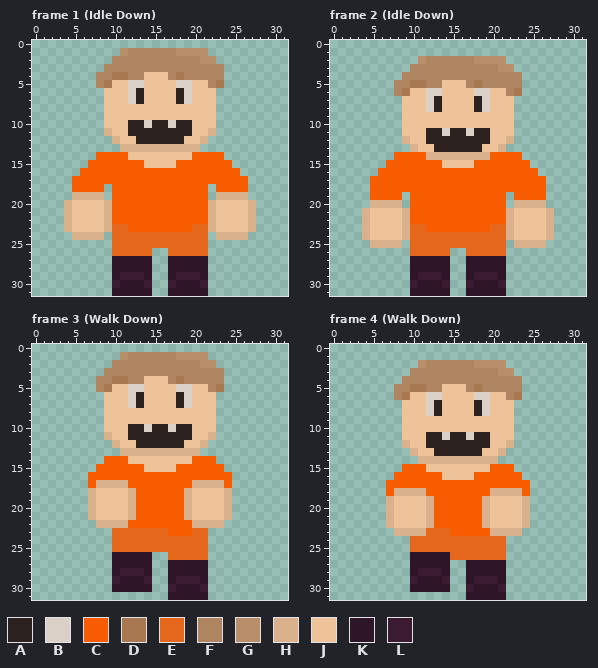
Two states of a pixel-art file, Aseprite files/Criminal/Shawn arson Burnes.aseprite. The picture above is the old version.
32x32 pixels, 28 frames. Shown: frame 1 (Idle Down), frame 2 (Idle Down), frame 3 (Walk Down), frame 4 (Walk Down). The commit also changed other frames, which this record leaves out.
Palette (. is transparent): A #2b211e  B #dbd0c7  C #f75d00  D #a87950  E #e5671b  F #af8561  G #b98f6b  H #d9b28d  J #eec39a  K #2e1527  L #3b1b32
Now the later version:
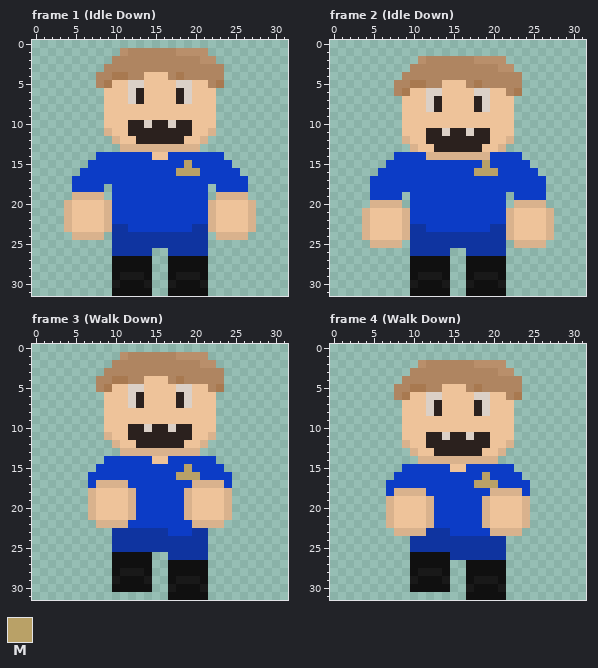
Colours new in this view: M #b9a167
Diff:
layer "Police Outfit" added
colour C: #f75d00 -> #0c3cc6
colour E: #e5671b -> #0f34a0
colour K: #2e1527 -> #101010
colour L: #3b1b32 -> #191919
Frame 1 (Idle Down), layer "Police Outfit":
y 14: x 12..14 JJJ -> CCC; x 17..19 JJJ -> CCC
y 15: x 14..17 JJJJ -> CCCC; x 19 C -> M
y 16: x 18..20 CCC -> MMM
Frame 2 (Idle Down), layer "Police Outfit":
y 15: x 14..17 JJJJ -> CCCC; x 19 C -> M
y 16: x 18..20 CCC -> MMM
Frame 3 (Walk Down), layer "Police Outfit": the same change as frame 1 (Idle Down)
Frame 4 (Walk Down), layer "Police Outfit":
y 15: x 12..14 JJJ -> CCC; x 17..19 JJJ -> CCC
y 16: x 14..17 JJJJ -> CCCC; x 19 C -> M
y 17: x 18..20 CCC -> MMM
